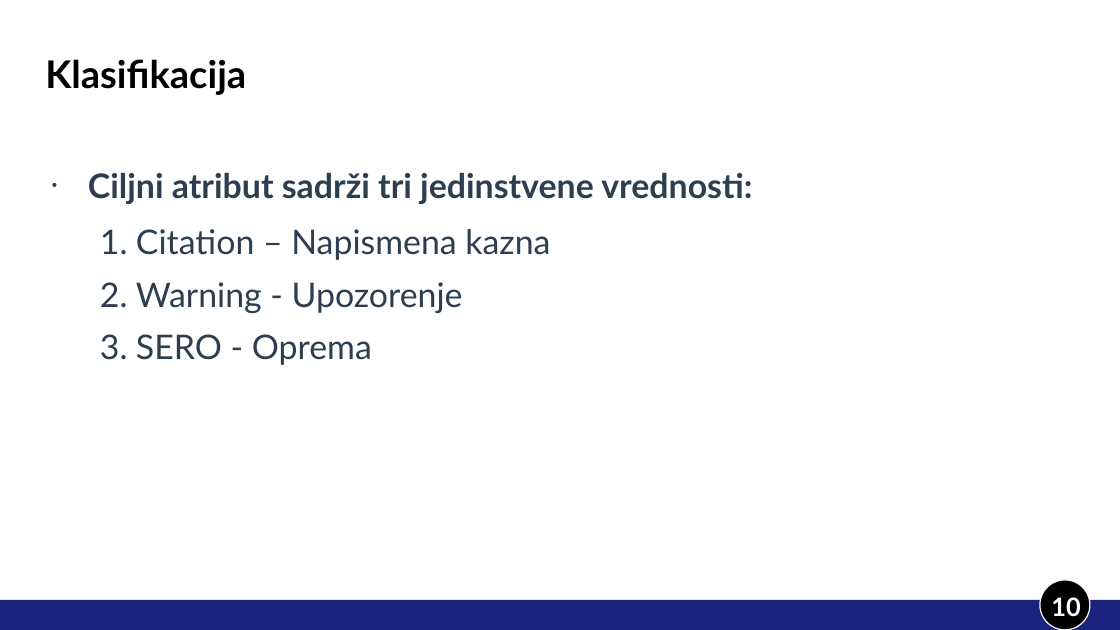
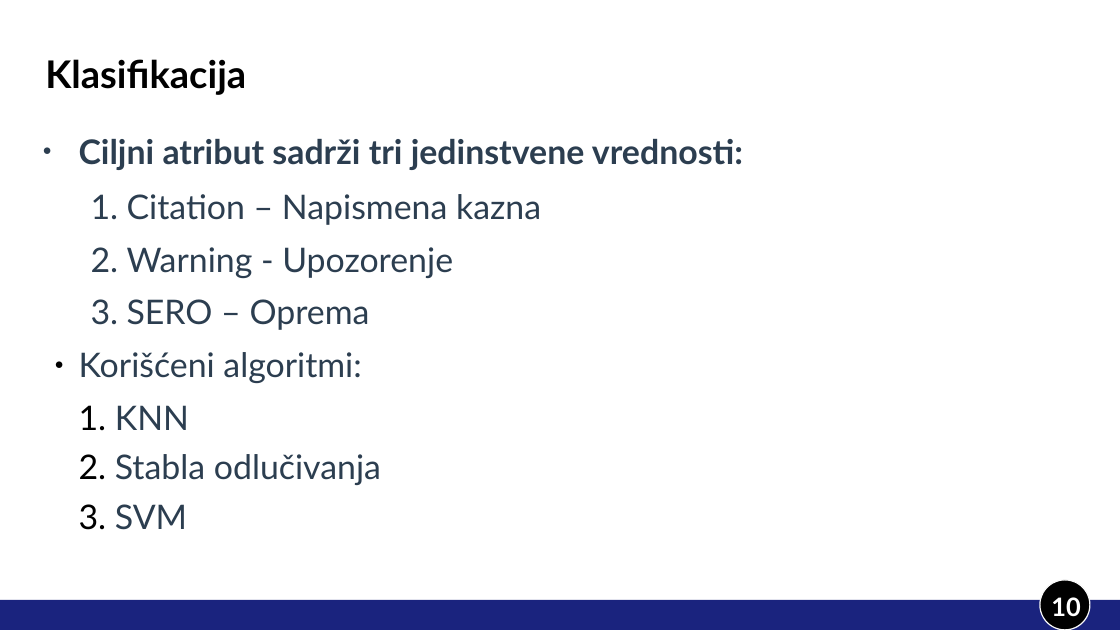
Before and after one commit to StefanJevtic63/2023_Data_Mining_Traffic_violations_Dataset, a slide deck: slide 10 of prezentacija.odp. Drawn at 1120x630 pixels with LibreOffice and Linux fonts; fonts in the diff are those of the drawing. Boxes give left, top, right and bottom in pixels: in the first picture for what was removed or moved away, otherwise in the second. Text is boxed around its words. In the diff, an @@ line names an element or a change of style, - is before the commit and + after.

```diff
--- a/prezentacija.odp
+++ b/prezentacija.odp
@@ text "Ciljni atribut sadrži tri jedinstvene ...": place and size @@
-text "Ciljni atribut sadrži tri jedinstvene ..." at [88,173,752,365]
+text "Ciljni atribut sadrži tri jedinstvene ..." at [79,139,743,530]
@@ text at [79,139,743,170]: bullet • to ● @@
@@ text at [79,299,381,530]: text changed @@
-  3. SERO - Oprema
+  3. SERO – Oprema
+  ● Korišćeni algoritmi:
+    1. KNN
+    2. Stabla odlučivanja
+    3. SVM
```
Also in this commit, not shown: 4 other slides changed, 1 slide added, 1 slide removed, 22 other files.
